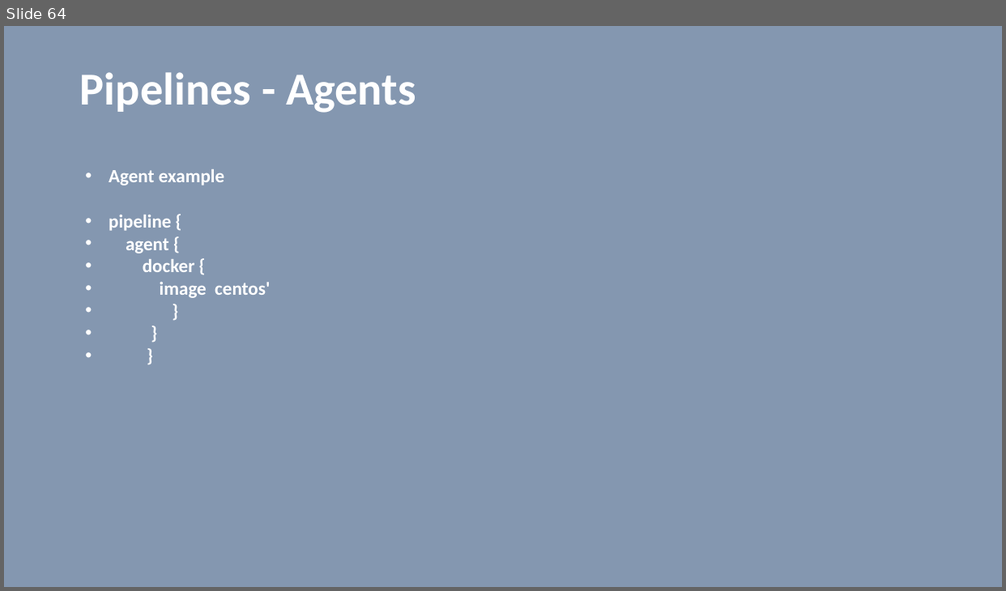
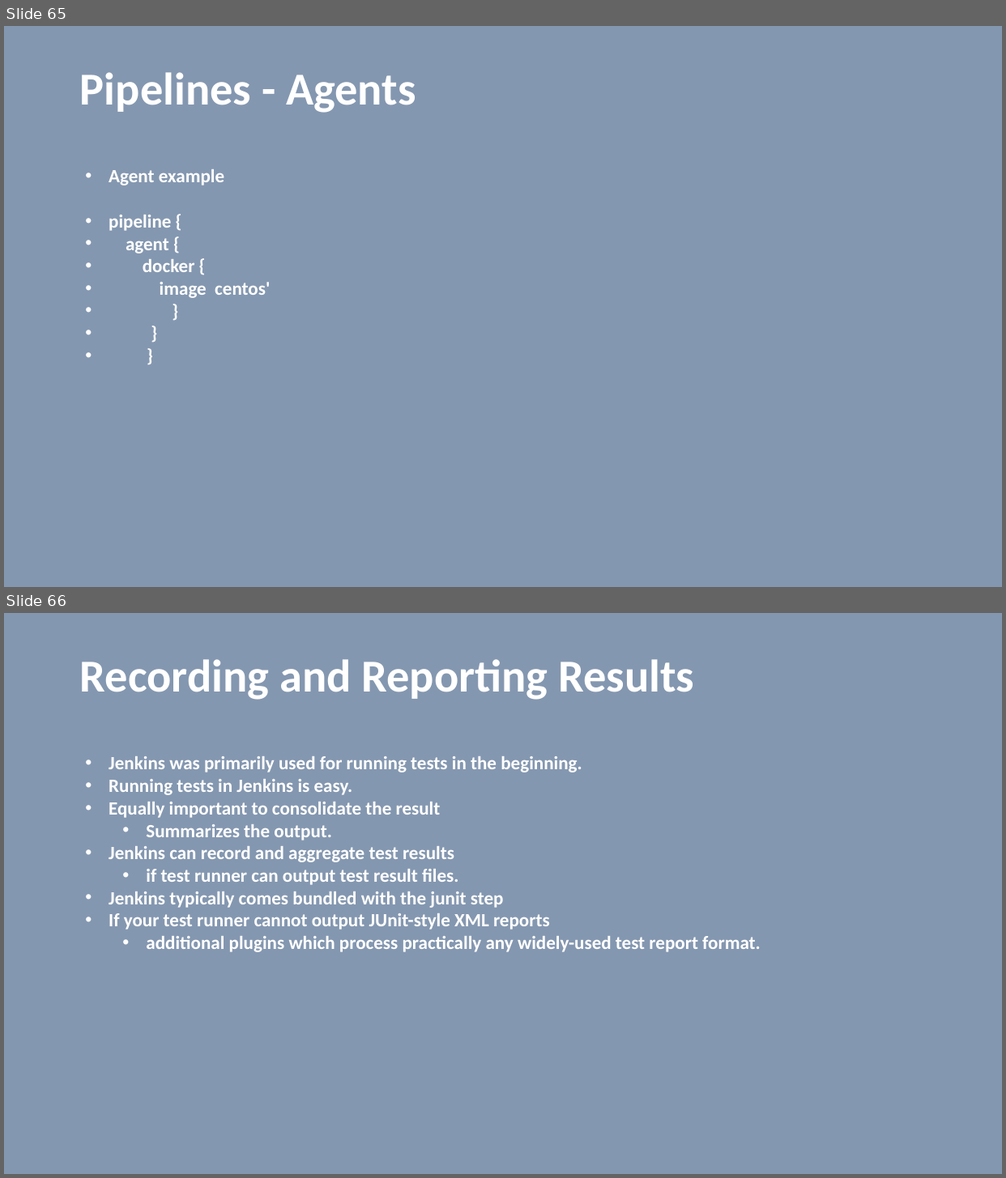
Before and after one commit to vilasvarghese/devops, a slide deck: jenkins/JenkinsBasics.pptx. Shown one above the other, each under a label of ours: slide 64 before the commit, slides 65 and 66 after it. The pictures are 1006x591 and 1006x1178 pixels, drawn with LibreOffice and Linux fonts; fonts in the diff are those of the drawing. Boxes give left, top, right and bottom in pixels: in the first picture for what was removed or moved away, otherwise in the second. Text is boxed around its words. In the diff, an @@ line names an element or a change of style, - is before the commit and + after.

```diff
--- a/jenkins/JenkinsBasics.pptx
+++ b/jenkins/JenkinsBasics.pptx
@@ slide 66 added at [4,613,1002,1174], background #8497B0 @@
@@ title added at [80,659,694,700], 44 pt, text #FFFFFF, bold @@
+Recording and Reporting Results
@@ text added at [108,756,761,952], 18 pt, text #FFFFFF, bold @@
+• Jenkins was primarily used for running tests in the beginning.
+• Running tests in Jenkins is easy.
+• Equally important to consolidate the result
+  • Summarizes the output.
+• Jenkins can record and aggregate test results
+  • if test runner can output test result files.
+• Jenkins typically comes bundled with the junit step
+• If your test runner cannot output JUnit-style XML reports
+  • additional plugins which process practically any widely-used test report format.
@@ what was slide 64 is now slide 65 @@
```
Also in this commit, not shown: 4 slides changed, 5 other slides added, 57 other files.
